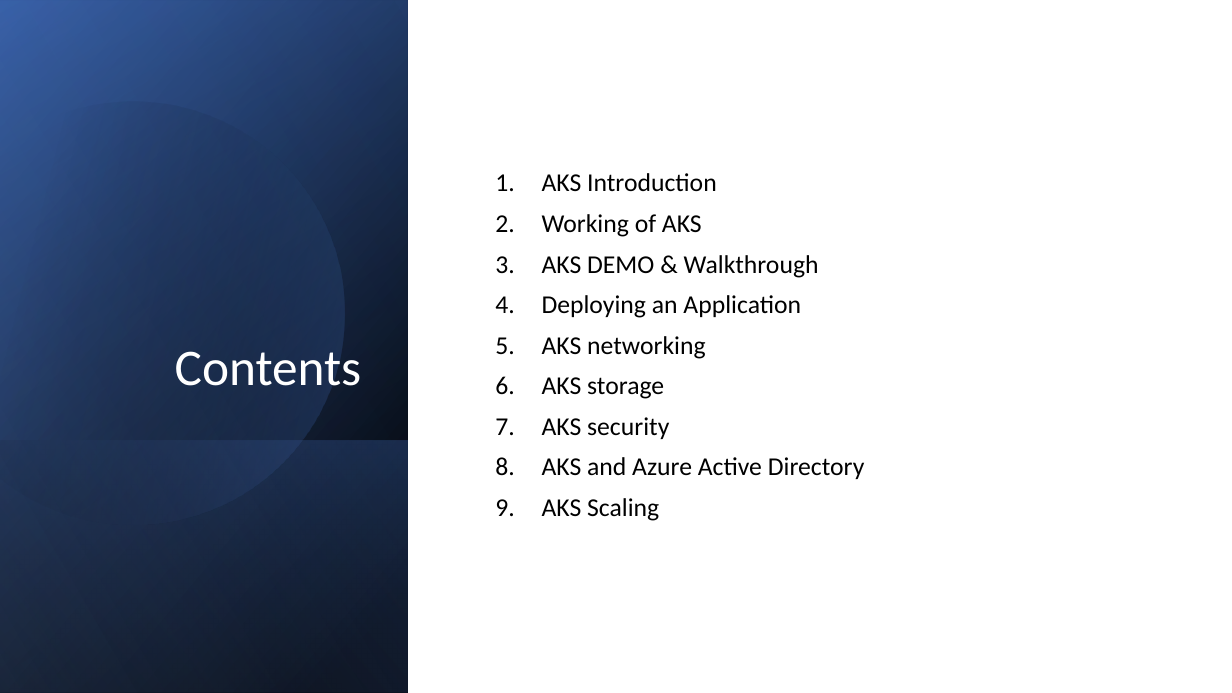
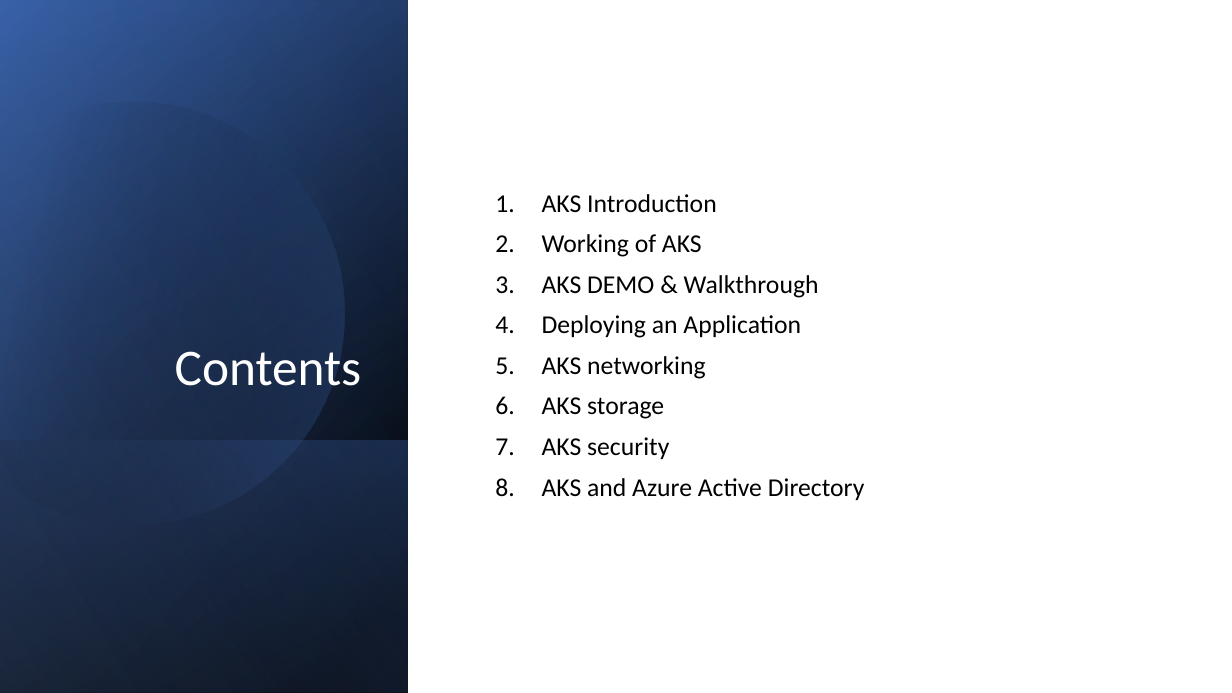
Before and after one commit to rahulrajdevopscloud/aks, a slide deck: slide 2 of AKSZerotoHero.pptx. Drawn at 1232x693 pixels with LibreOffice and Linux fonts; fonts in the diff are those of the drawing. Boxes give left, top, right and bottom in pixels: in the first picture for what was removed or moved away, otherwise in the second. Text is boxed around its words. In the diff, an @@ line names an element or a change of style, - is before the commit and + after.

```diff
--- a/AKSZerotoHero.pptx
+++ b/AKSZerotoHero.pptx
@@ text at <box>542,498,659,521</box>: paragraph removed @@
-9. AKS Scaling
```
Also in this commit, not shown: 4 other slides changed, 1 slide added, 1 slide removed, 3 other files.
